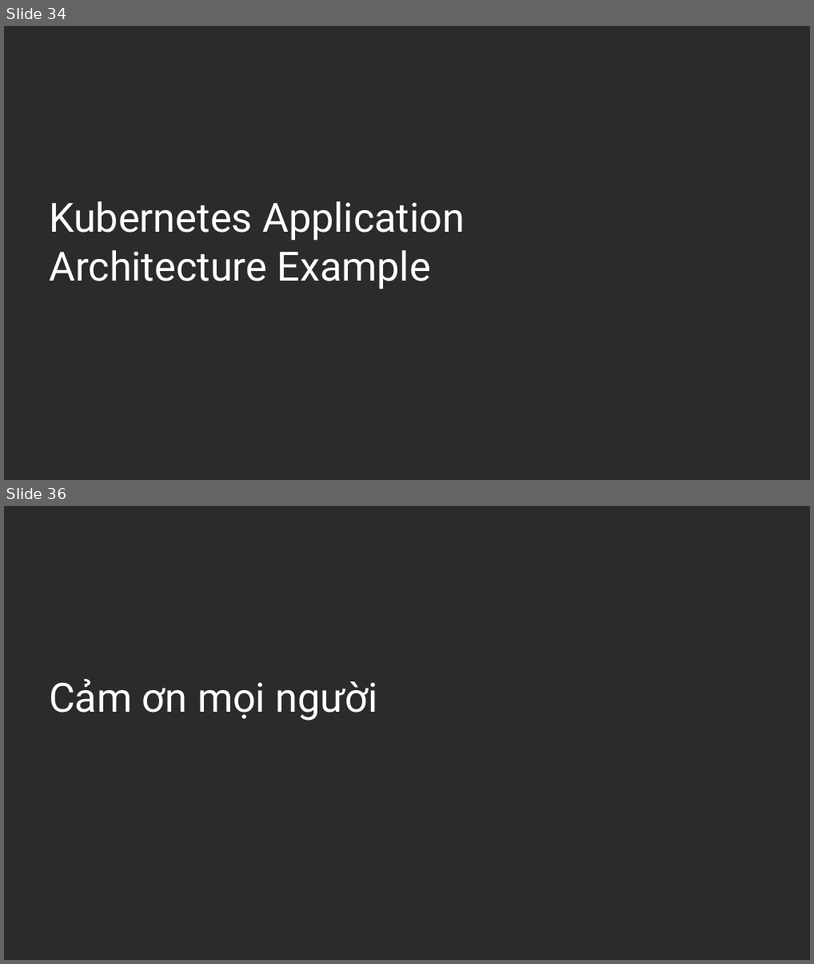
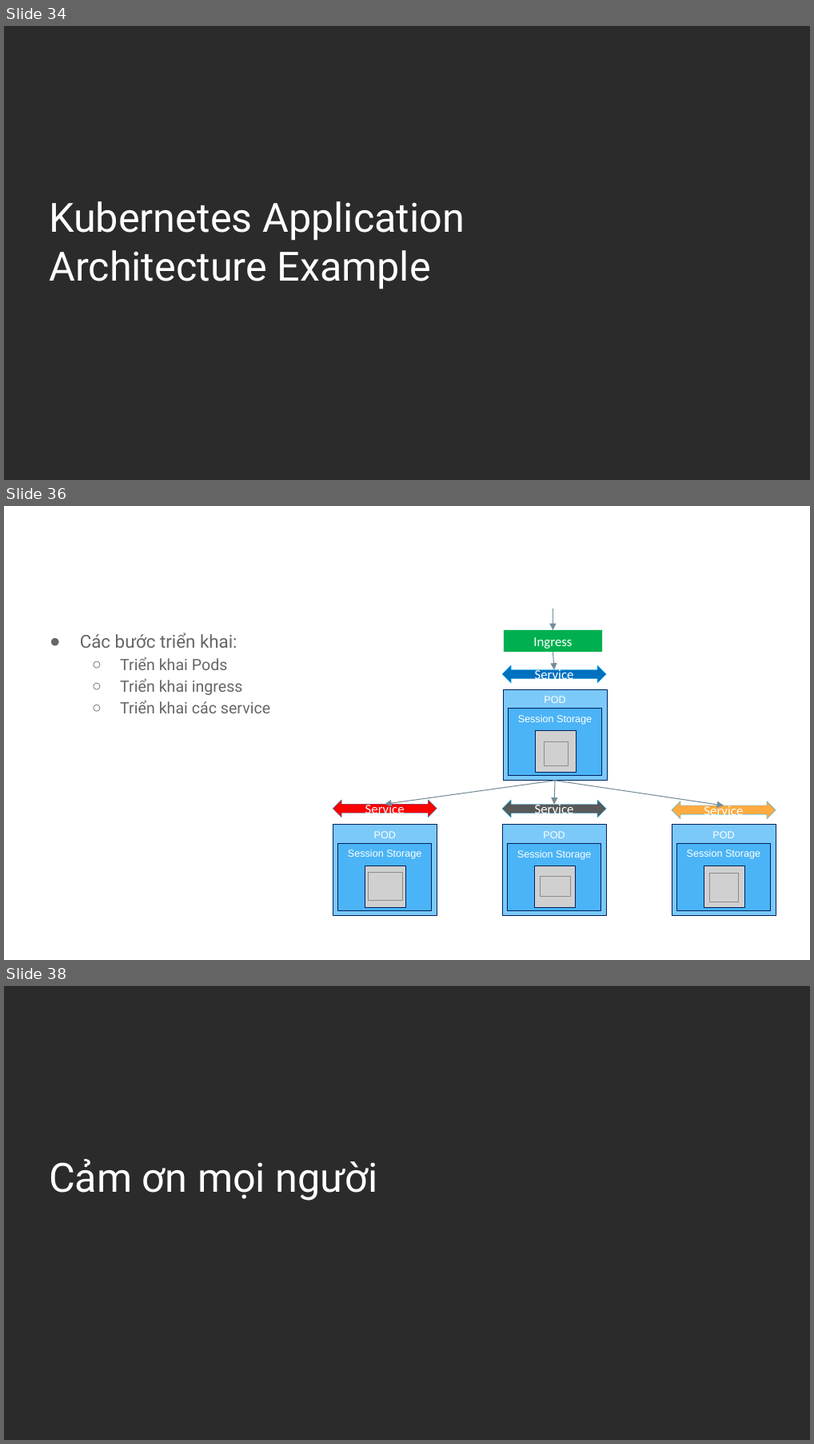
Before and after one commit to tungvt-my-personal-project/learn-kubernetes, a slide deck: slide-dao-tao/Kubernetes-cho-người-mới-bắt-đầu.pptx. Shown one above the other, each under a label of ours: slides 34 and 36 before the commit, slides 34, 36 and 38 after it; the slides between them are not shown. The pictures are 814x964 and 814x1444 pixels, drawn with LibreOffice and Linux fonts; fonts in the diff are those of the drawing; grey boxes stand for pictures; background and template pictures are left out; a plain dark background stands for a picture behind light text. Boxes give left, top, right and bottom in pixels: in the first picture for what was removed or moved away, otherwise in the second. Text is boxed around its words. In the diff, an @@ line names an element or a change of style, - is before the commit and + after.

Commit message:
doc: add kubernetes example

```diff
--- a/slide-dao-tao/Kubernetes-cho-người-mới-bắt-đầu.pptx
+++ b/slide-dao-tao/Kubernetes-cho-người-mới-bắt-đầu.pptx
@@ slide 36 added at [4, 506, 810, 960], background picture (left out) @@
@@ title added at [31, 532, 783, 583], 28 pt, text #FFFFFF @@
+Example Vworkspace on Kubernetes
@@ arrow added from (553, 608) to (553, 630), #748D99 0.75 pt @@
@@ text added at [80, 632, 270, 713], 14 pt, text #666666 @@
+● Các bước triển khai:
+  ○ Triển khai Pods
+  ○ Triển khai ingress
+  ○ Triển khai các service
@@ rectangle added at [504, 630, 602, 652], fill #00B050, 12 pt, text #FFFFFF @@
+Ingress
@@ left right arrow added at [502, 665, 606, 683], fill #0070C0, outline #00B0F0 0.25 pt, 12 pt, text #FFFFFF @@
+Service
@@ arrow added from (553, 652) to (554, 670), #748D99 0.75 pt @@
@@ group added at [503, 689, 607, 780]: 2 rectangles, 2 pictures @@
+POD
+Session Storage
@@ arrow added from (555, 780) to (385, 804), #748D99 0.75 pt @@
@@ arrow added from (555, 780) to (554, 804), #748D99 0.75 pt @@
@@ arrow added from (555, 780) to (724, 805), #748D99 0.75 pt @@
@@ left right arrow added at [333, 800, 437, 817], fill #FF0000, outline #00B0F0 0.25 pt, 12 pt, text #FFFFFF @@
+Service
@@ left right arrow added at [502, 800, 606, 817], fill #595959, outline #00B0F0 0.25 pt, 12 pt, text #FFFFFF @@
+Service
@@ left right arrow added at [672, 801, 776, 819], fill #FFAB40, outline #00B0F0 0.25 pt, 12 pt, text #FFFFFF @@
+Service
@@ group added at [333, 824, 437, 915]: 2 rectangles, 2 pictures @@
+POD
+Session Storage
@@ group added at [502, 824, 606, 916]: 2 rectangles, 2 pictures @@
+POD
+Session Storage
@@ group added at [672, 824, 776, 915]: 2 rectangles, 2 pictures @@
+POD
+Session Storage
@@ what was slide 36 is now slide 38 @@
```
Also in this commit, not shown: 2 other slides added, 1 slide removed.
